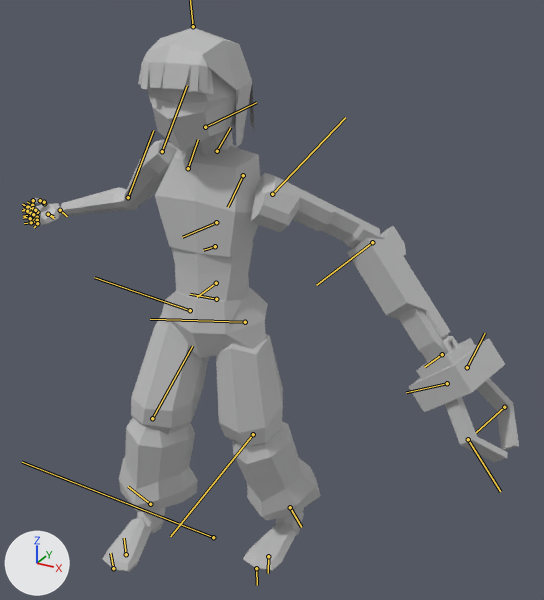
A saved change to the FBX model Unity/Vanguard_Productions_Prototype/Assets/Animations/Characters/Lyra_Animations/ANI_Lyra_LightAttack1.fbx.
Camera for both pictures: a 50 mm camera at (1.118, -1.634, 1.72) aimed at (0.171, 0.088, 0.859). Every picture has the same lights, and +X, +Y and +Z are marked at lower left. Both versions are drawn at frame 4 of the action 'Take 001'; the numbers are the values there. The bones that bend it are drawn over the model as lines.

The first picture shows 'Grapple', 'SK_Lyra'.
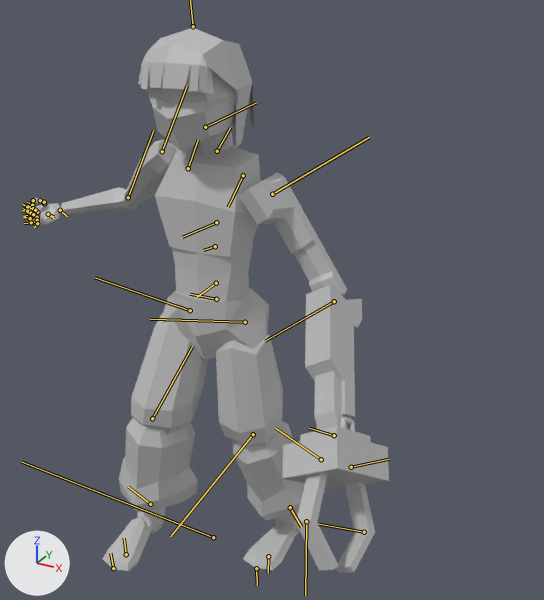
Edits to the scene script, one JSON object a line:
```json
{"block": "bone_leftarm_jnt", "where": "bone_leftarm_jnt = bpy.data.objects['Bind_bones'].pose.bones['LeftArm_jnt']  # child of 'LeftShoulder_jnt'"}
{"op": "set", "path": "bone_leftarm_jnt.rotation_quaternion", "old": "(0.491, -0.776, 0.389, 0.073)", "new": "(0.593, -0.653, 0.307, 0.359)", "note": "degrees (-126, 30, -38) -> degrees (-94, 56, 3)"}
```

Boxes (x1, y1, x2, y2) around the edits, measured in the pictures (544 x 600 px):
```json
{"object": "SK_Lyra", "change": "posed", "before": [25, 28, 454, 572], "after": [25, 28, 362, 572], "on screen": "21% narrower"}
{"object": "Grapple", "change": "posed", "before": [409, 336, 519, 462], "after": [283, 417, 389, 573], "on screen": "24% taller"}
{"bone": "LeftArm_jnt", "before": "(272, 194) to (345, 117)", "after": "(272, 194) to (369, 137)"}
```
